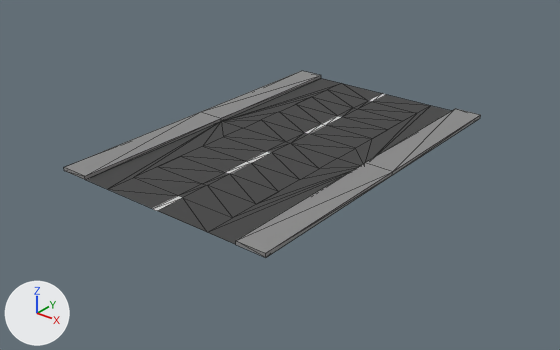
One commit to the glTF model src/assets/3D_Models/Streets/straight_road.gltf: the scene before it, then after it.
Both versions are drawn from a 50 mm camera at (24.3, -31.1, 17.1) aimed at (0.2, -0.9, -1.6). The lights are fixed; the arrows at lower left show +X, +Y and +Z. Mesh edges are drawn as thin lines. Where no turn or scale is listed for an object, it has been applied to the vertices. Vertices at the same position are counted once.

The first picture shows 'Straight Road'.
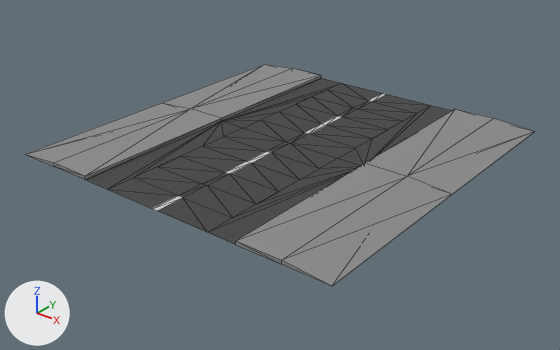
The newer file is also turned or shifted as a whole; pictures and numbers use the older file's frame.

What differs and where, as boxes [x1, y1, x2, y2] in the pictures (560 x 350 px):
'Straight Road', reshaped (22% wider, 19% taller): before [64, 71, 481, 257]; after [26, 64, 535, 286]

The change, as a list of edits to the scene's bpy script:
```text
Change me_plane_001:
    used by ob_straight_road; location = (0.0, 0.0, 0.0)
    remove me_plane_001.from_pydata(...)  # 76 vertices, 140 faces; spans x -6.7..6.7, y -10.0..10.0, z 0.0..0.2
    add me_plane_001.from_pydata(...)  # 82 vertices, 152 faces; spans x -10.0..10.0, y -10.0..10.0, z 0.0..0.2
    me_plane_001 part 1
    7 vertices are removed from x -6.7..6.7, y -10.0..10.0, z 0.0..0.2
    32 faces are deleted
    3 vertices in x -6.7, y -10.0..10.0, z 0.0..0.2 move by (-0.8, 0.0, 0.0)
    2 vertices move from x 6.7, y 0.0..10.0, z 0.0..0.2 to x 7.5, y 0.0..10.0, z 0.0..0.2
    8 vertices are added at x -10.0..10.0, y -10.0..10.0, z 0.0..0.2
    5 new vertices lie (2.5, 0.0, 0.0) away from vertices in x 5.0..6.7, y -10.0..10.0, z 0.0..0.2
    44 new faces join them, mat_sidewalk (grey #8b8b8b)
```
